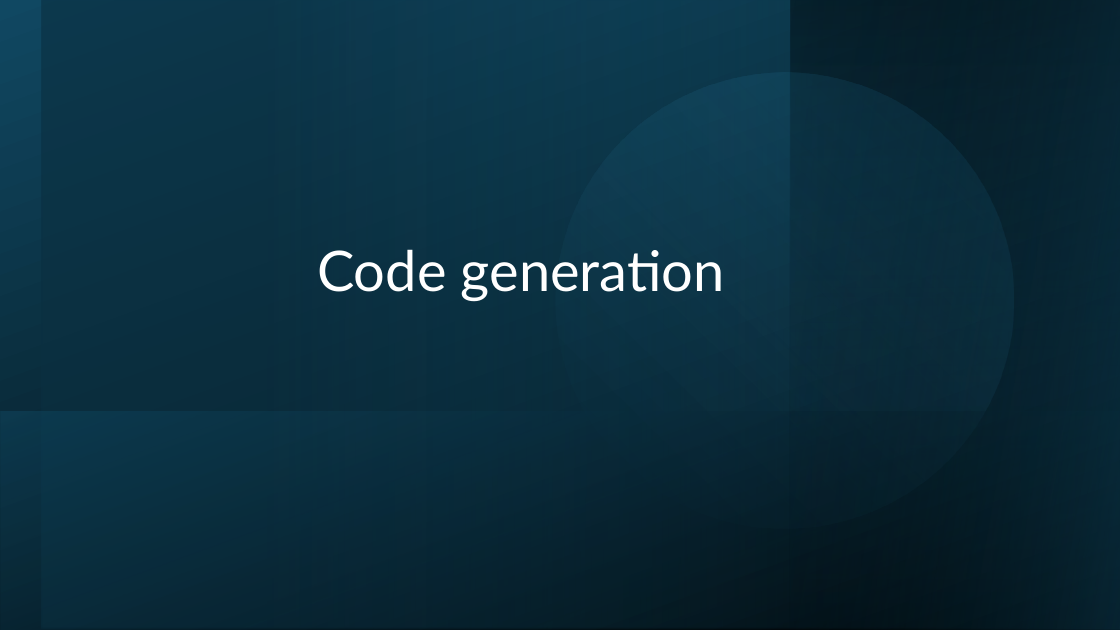
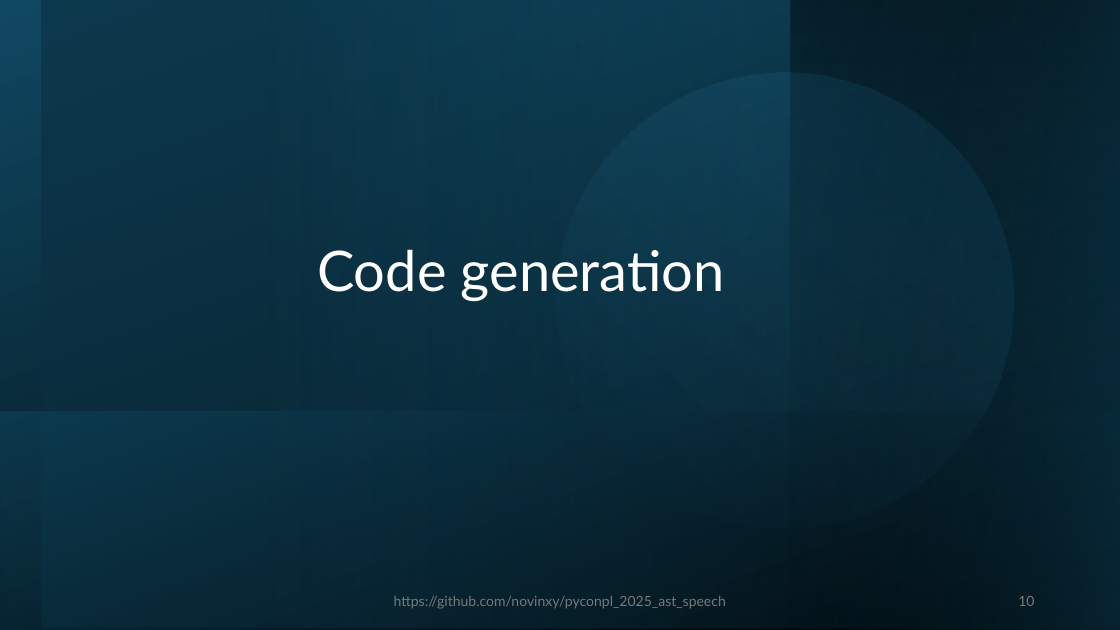
Before and after one commit to novinxy/pyconpl_2025_ast_speech, a slide deck: slide 10 of presentation.pptx. Drawn at 1120x630 pixels with LibreOffice and Linux fonts; fonts in the diff are those of the drawing. Boxes give left, top, right and bottom in pixels: in the first picture for what was removed or moved away, otherwise in the second. Text is boxed around its words. In the diff, an @@ line names an element or a change of style, - is before the commit and + after.

```diff
--- a/presentation.pptx
+++ b/presentation.pptx
@@ text added at (394, 596, 726, 609), 12 pt, text #797979 @@
+https://github.com/novinxy/pyconpl_2025_ast_speech
@@ page number added at (1018, 596, 1034, 606), 12 pt, text #797979 @@
+10
```
Also in this commit, not shown: 11 other slides changed.
